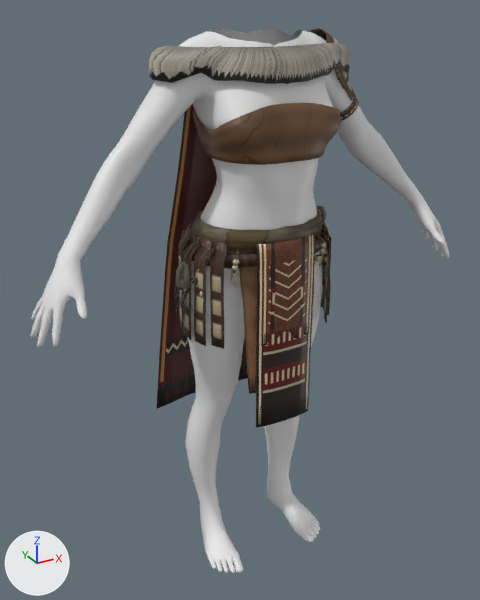
One commit to the Blender file source/reach_hide_f_v01.blend: the scene before it, then after it.
Camera for both pictures: a 50 mm lens placed at (-76.0, -131.4, 138.7), pointed at (-1.1, 4.8, 70.6). Lighting does not change. The marker at lower left points along +X, +Y and +Z. The picture after the commit comes second.

In view in the first picture: 'ek2lc_f_arena_guard_01', 'ek2lc_f_camp_wrap_01', 'ek2lc_f_reach_armour_01', 'ek2lc_f_reach_band_01', 'ek2lc_f_reach_duke_01', 'ek2lc_f_reach_hide_01', 'ek2lc_f_reach_king_01', 'ek2lc_f_reach_mantle_01', 'female_body' and 2 more.
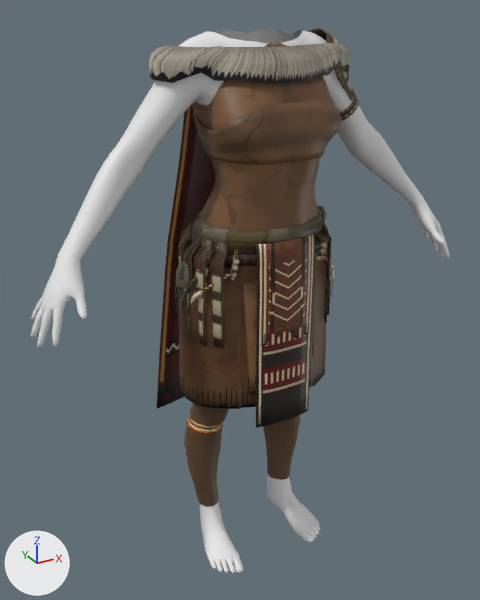
What differs and where, as boxes (x1, y1, x2, y2) in the pictures (480 x 600 px):
'ek2lc_f_reach_tunic_01', added (brown): after (179, 42, 335, 409)
'ek2lc_f_leggings_01', added (brown): after (184, 300, 314, 507)
'ek2lc_f_kid_charm_01', added: after (187, 234, 334, 308)

What changed in the scene script:
```text
Add img_ek2lc_charm_01_diffuse:
    img_ek2lc_charm_01_diffuse = load_image('ek2lc_charm_01_diffuse', 'textures/ek2lc_charm_01_diffuse.png', 512, 512, 'sRGB')
Add img_ek2lc_leggings_01_diffuse:
    img_ek2lc_leggings_01_diffuse = load_image('ek2lc_leggings_01_diffuse', 'textures/ek2lc_leggings_01_diffuse.png', 1024, 1024, 'sRGB')
Add mat_ek2lc_charm:
    mat_ek2lc_charm = principled_material('ek2lc_charm')
    mat_ek2lc_charm.texture = img_ek2lc_charm_01_diffuse
Add mat_ek2lc_leggings:
    mat_ek2lc_leggings = principled_material('ek2lc_leggings')
    mat_ek2lc_leggings.texture = img_ek2lc_leggings_01_diffuse
Add me_ek2lc_f_kid_charm_01shape:
    me_ek2lc_f_kid_charm_01shape.from_pydata(...)  # 216 vertices, 246 faces; spans x -19.9..20.2, y -13.0..-4.2, z 71.0..91.1
    me_ek2lc_f_kid_charm_01shape.polygons.foreach_set('use_smooth', [True] * 246)
    me_ek2lc_f_kid_charm_01shape.materials.append(mat_ek2lc_charm)  # picture img_ek2lc_charm_01_diffuse
Add me_ek2lc_f_leggings_01shape:
    me_ek2lc_f_leggings_01shape.from_pydata(...)  # 444 vertices, 666 faces; spans x -18.7..18.7, y -9.0..11.1, z 11.3..81.8
    me_ek2lc_f_leggings_01shape.polygons.foreach_set('use_smooth', [True] * 666)
    me_ek2lc_f_leggings_01shape.materials.append(mat_ek2lc_leggings)  # picture img_ek2lc_leggings_01_diffuse
Add me_ek2lc_f_reach_tunic_01shape:
    me_ek2lc_f_reach_tunic_01shape.from_pydata(...)  # 1984 vertices, 2296 faces; spans x -20.1..20.1, y -15.6..14.2, z 50.9..132.3
    me_ek2lc_f_reach_tunic_01shape.polygons.foreach_set('use_smooth', [True] * 2296)
    me_ek2lc_f_reach_tunic_01shape.materials.append(mat_ek2lc_reach_hide)  # picture img_ek2lc_reach_hide_01_diffuse
Add ob_ek2lc_f_kid_charm_01:
    ob_ek2lc_f_kid_charm_01 = bpy.data.objects.new('ek2lc_f_kid_charm_01', me_ek2lc_f_kid_charm_01shape)
    ob_ek2lc_f_kid_charm_01.location = (0.0, 0.0, 0.0)
Add ob_ek2lc_f_leggings_01:
    ob_ek2lc_f_leggings_01 = bpy.data.objects.new('ek2lc_f_leggings_01', me_ek2lc_f_leggings_01shape)
    ob_ek2lc_f_leggings_01.location = (0.0, 0.0, 0.0)
Add ob_ek2lc_f_reach_tunic_01:
    ob_ek2lc_f_reach_tunic_01 = bpy.data.objects.new('ek2lc_f_reach_tunic_01', me_ek2lc_f_reach_tunic_01shape)
    ob_ek2lc_f_reach_tunic_01.location = (0.0, 0.0, 0.0)
```
